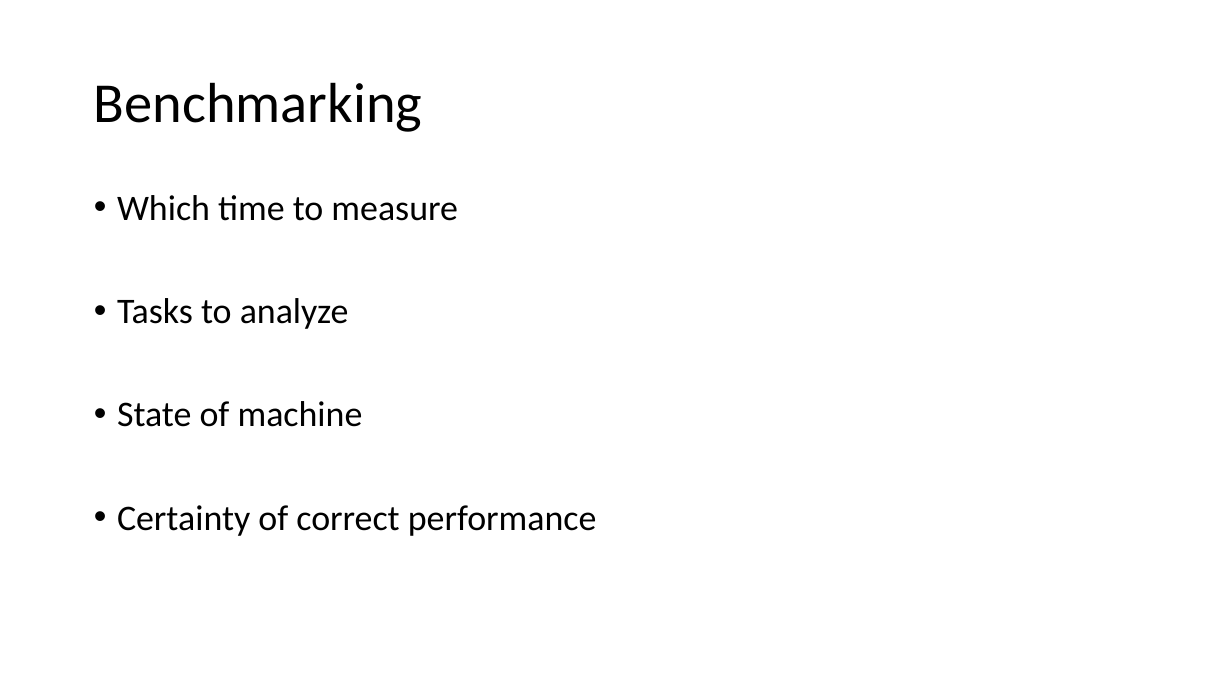
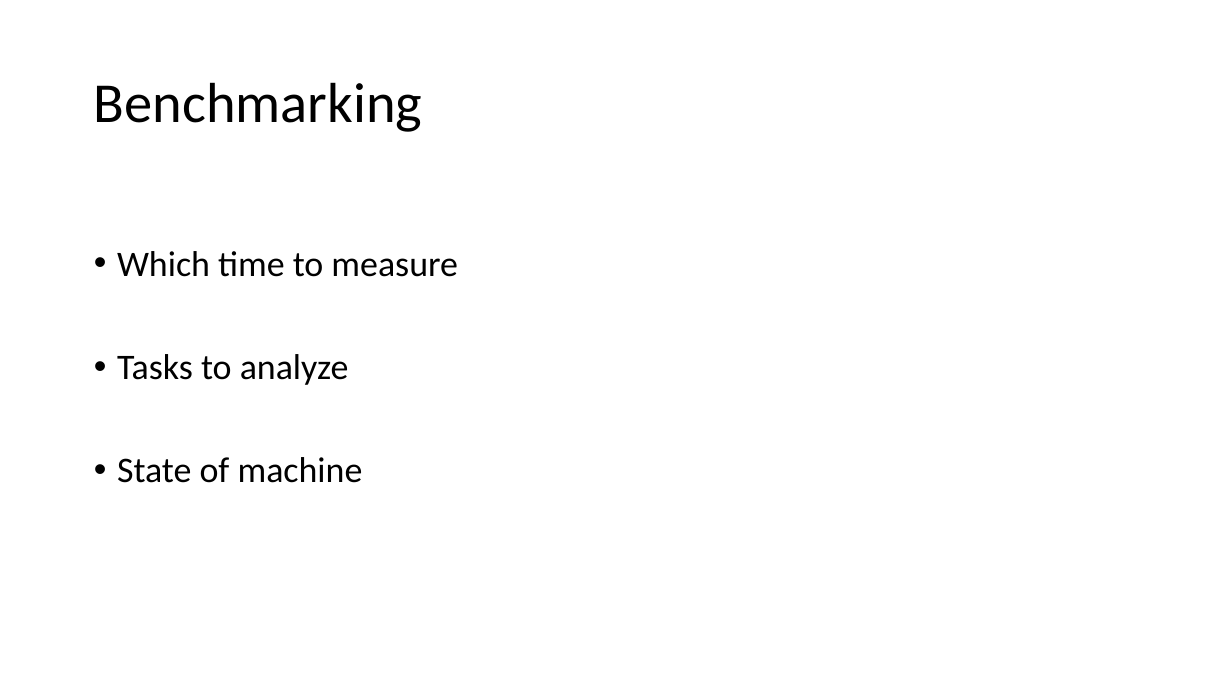
Before and after one commit to Sonni/Who-s-Julia-, a slide deck: slide 3 of Rapport - Abstract/Presentation.pptx. Drawn at 1232x693 pixels with LibreOffice and Linux fonts; fonts in the diff are those of the drawing. Boxes give left, top, right and bottom in pixels: in the first picture for what was removed or moved away, otherwise in the second. Text is boxed around its words. In the diff, an @@ line names an element or a change of style, - is before the commit and + after.

```diff
--- a/Rapport - Abstract/Presentation.pptx
+++ b/Rapport - Abstract/Presentation.pptx
@@ text at [117,505,597,536]: paragraph removed @@
-• Certainty of correct performance
```
